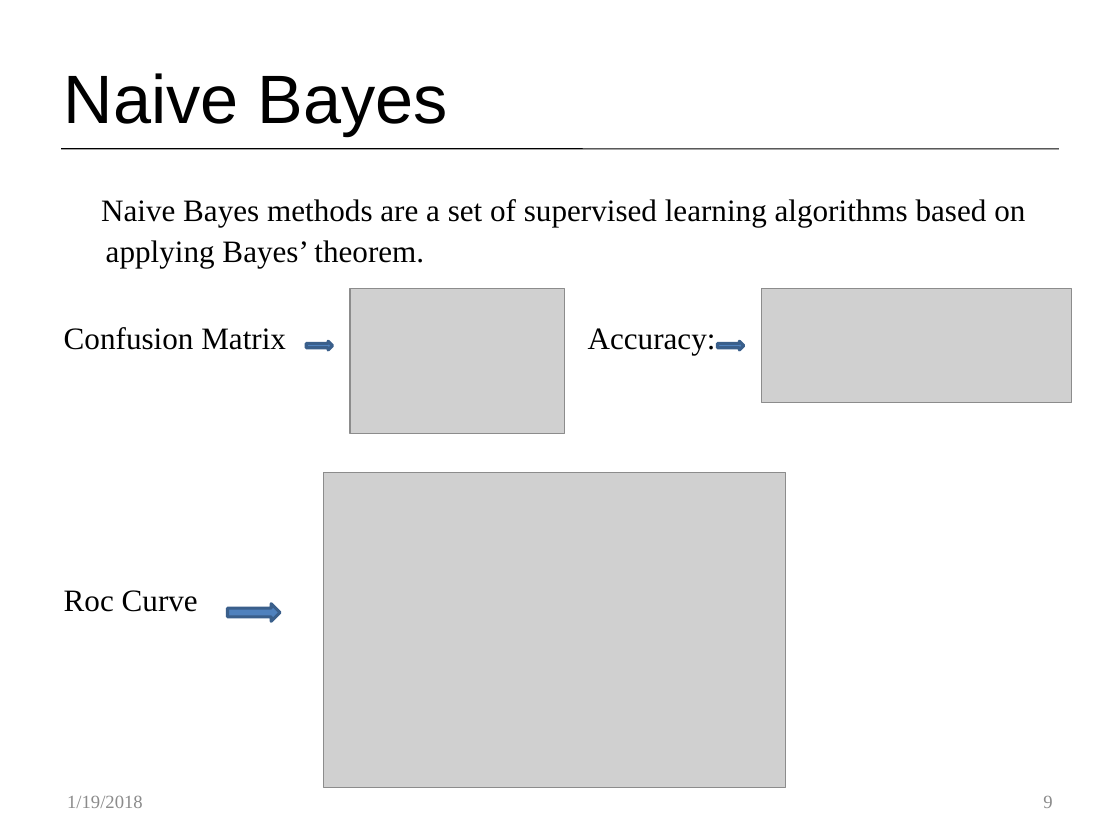
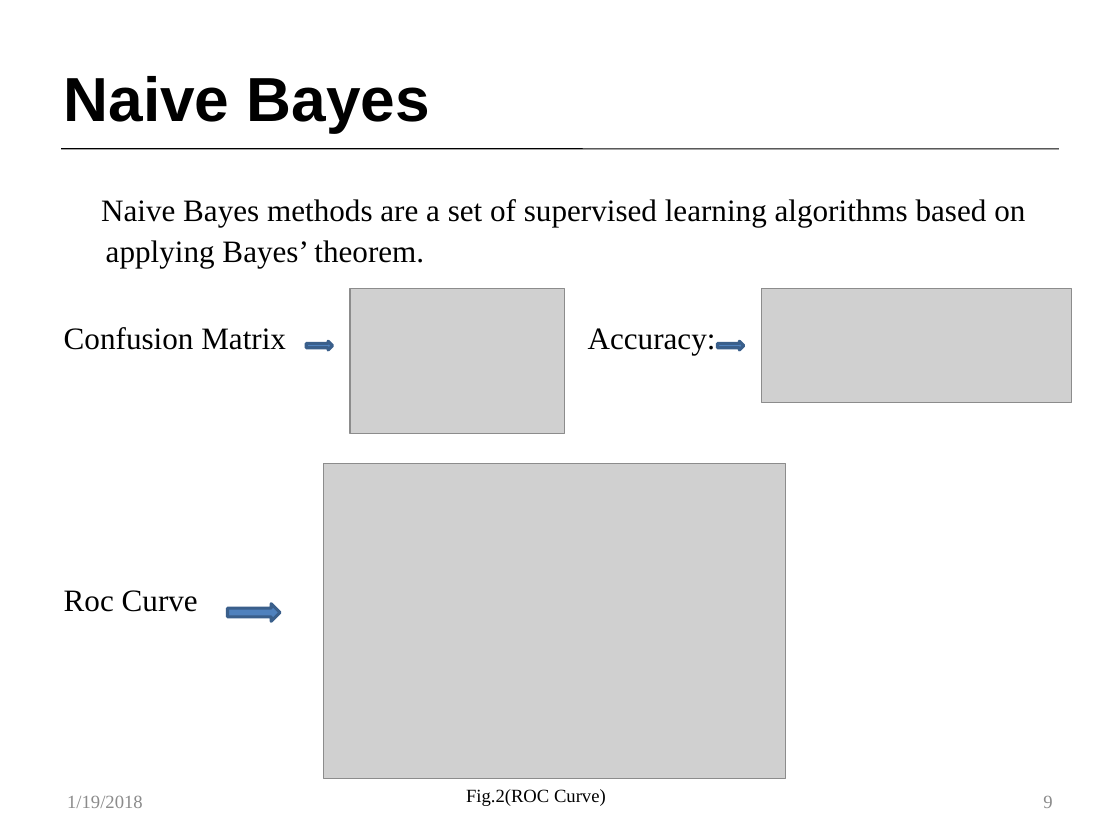
Before and after one commit to Customer-Churn-Prediction/Project-Machine-Learning, a slide deck: slide 9 of Customer Churn Prediction In Telecom Industry.pptx. Drawn at 1120x840 pixels with LibreOffice and Linux fonts; fonts in the diff are those of the drawing; grey boxes stand for pictures. Boxes give left, top, right and bottom in pixels: in the first picture for what was removed or moved away, otherwise in the second. Text is boxed around its words. In the diff, an @@ line names an element or a change of style, - is before the commit and + after.

```diff
--- a/Customer Churn Prediction In Telecom Industry.pptx
+++ b/Customer Churn Prediction In Telecom Industry.pptx
@@ title "Naive Bayes" at [64,76,430,132]: size 44 to 40 pt, bold on @@
@@ picture: place and size @@
-picture at [324,473,785,787]
+picture at [324,464,785,778]
@@ text added at [466,789,606,806], 12 pt, text #000000 @@
+Fig.2(ROC Curve)
```
Also in this commit, not shown: 14 other slides changed.
